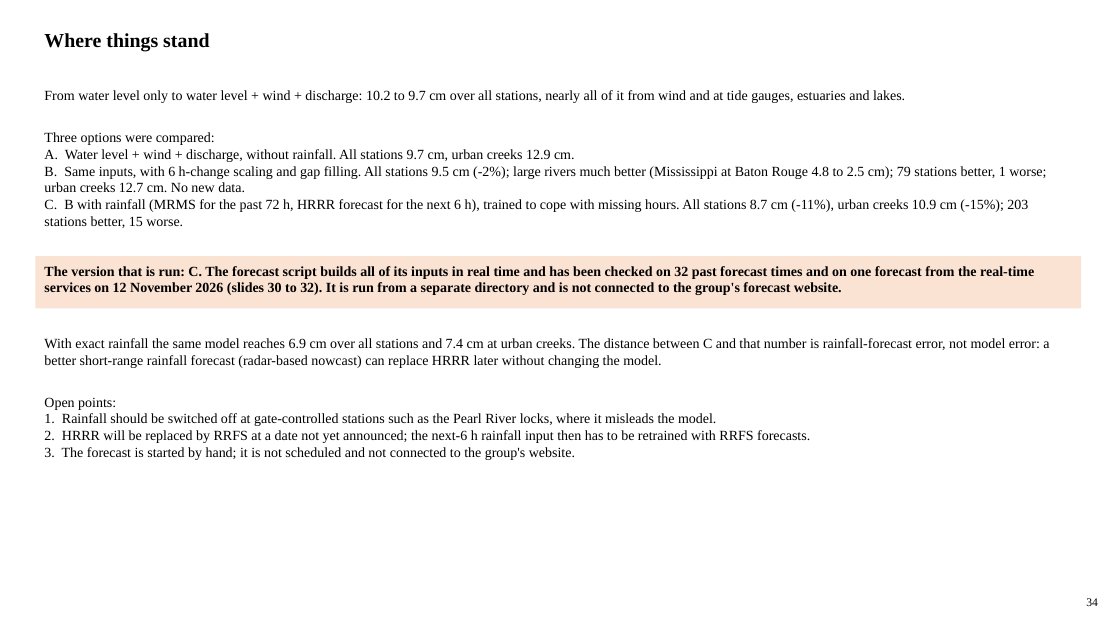
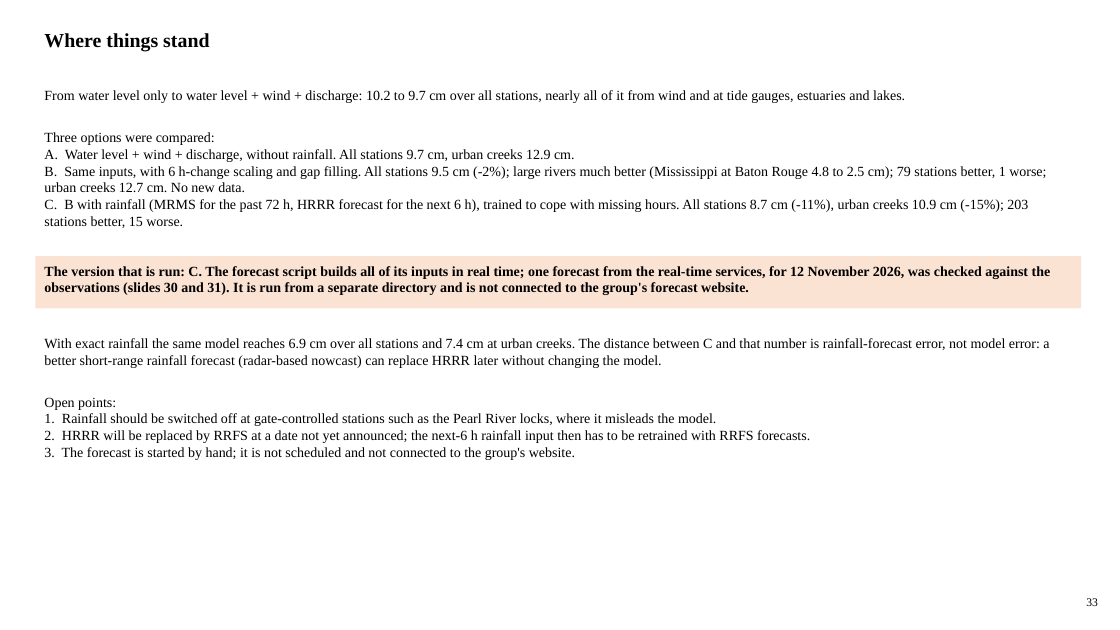
Before and after one commit to LaurenW1997/subdomainLSTM, a slide deck: slide 33 of deliverables/17_versions/version_comparison.pptx (slide 34 before the commit). Drawn at 1120x630 pixels with LibreOffice and Linux fonts; fonts in the diff are those of the drawing. Boxes give left, top, right and bottom in pixels: in the first picture for what was removed or moved away, otherwise in the second. Text is boxed around its words. In the diff, an @@ line names an element or a change of style, - is before the commit and + after.

```diff
--- a/deliverables/17_versions/version_comparison.pptx
+++ b/deliverables/17_versions/version_comparison.pptx
@@ text at (44,266,1051,295): text changed @@
-The version that is run: C. The forecast script builds all of its inputs in real time and has been checked on 32 past forecast times and on one forecast from the real-time services on 12 November 2026 (slides 30 to 32). It is run from a separate directory and is not connected to the group's forecast website.
+The version that is run: C. The forecast script builds all of its inputs in real time; one forecast from the real-time services, for 12 November 2026, was checked against the observations (slides 30 and 31). It is run from a separate directory and is not connected to the group's forecast website.
@@ text at (1086,598,1098,606): text changed @@
-34
+33
```
Also in this commit, not shown: 3 other slides changed, 1 slide removed, 4 other files.
